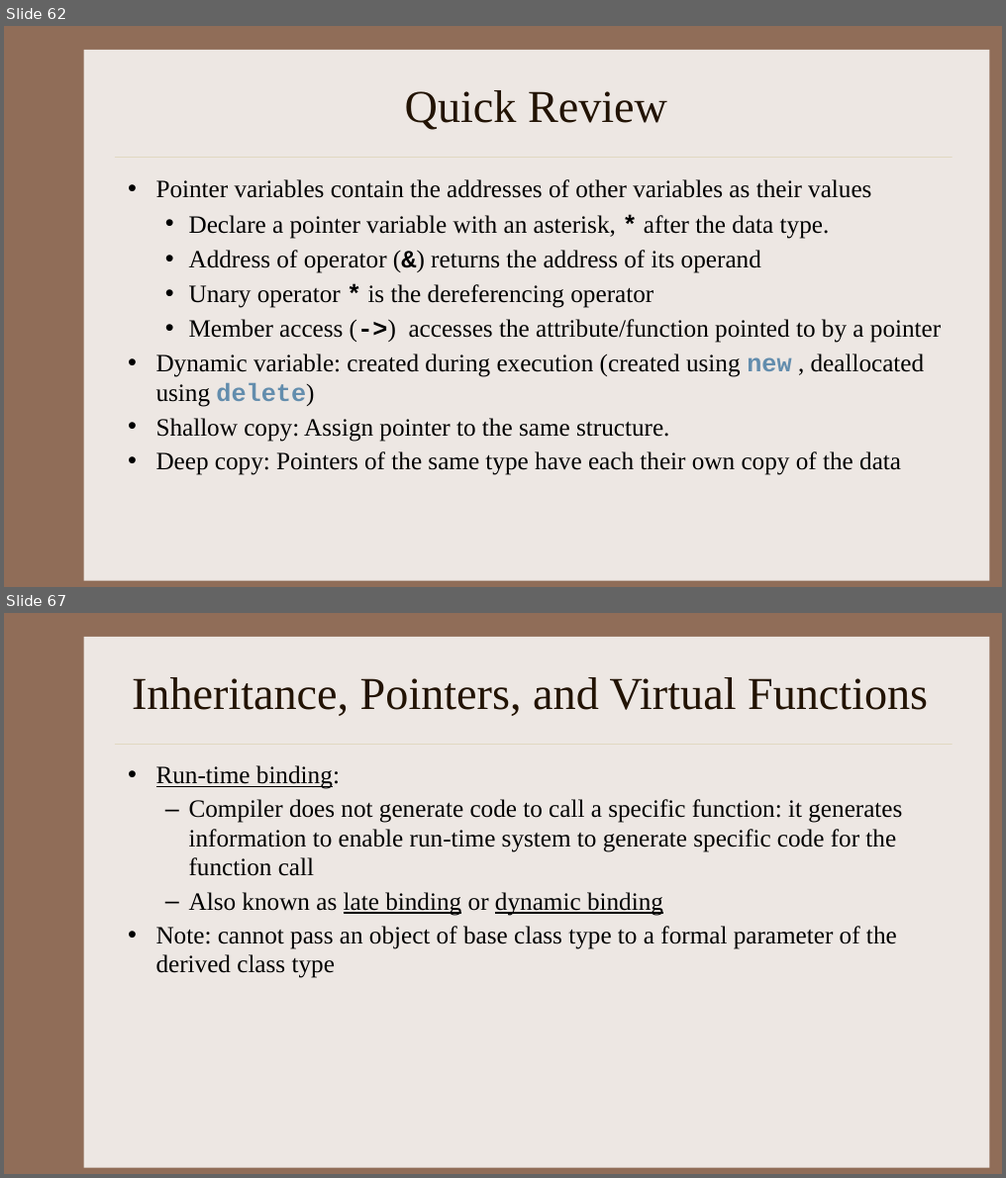
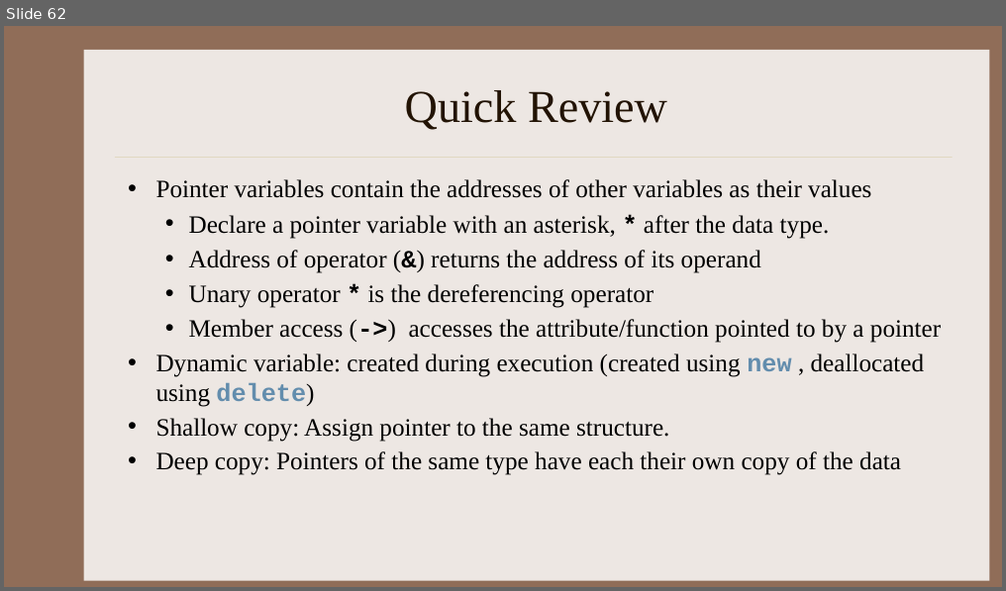
Before and after one commit to kapsitis/rbs-datastructures, a slide deck: slides/DS_Week02_02_Classes.pptx. Shown one above the other, each under a label of ours: slides 62 and 67 before the commit, slide 62 after it; the slides between them are not shown. The pictures are 1006x1178 and 1006x591 pixels, drawn with LibreOffice and Linux fonts; fonts in the diff are those of the drawing. Boxes give left, top, right and bottom in pixels: in the first picture for what was removed or moved away, otherwise in the second. Text is boxed around its words. In the diff, an @@ line names an element or a change of style, - is before the commit and + after.

```diff
--- a/slides/DS_Week02_02_Classes.pptx
+++ b/slides/DS_Week02_02_Classes.pptx
@@ slide 67 removed at <box>4,613,1002,1174</box>, background #906D58; not listed: 2 template elements that a slide beside it also shows @@
@@ title removed at <box>132,677,928,716</box> @@
-Inheritance, Pointers, and Virtual Functions
@@ text removed at <box>156,765,902,978</box> @@
-• Run-time binding:
-  – Compiler does not generate code to call a specific function: it generates information to enable run-time system to generate specific code for the function call
-  – Also known as late binding or dynamic binding
-• Note: cannot pass an object of base class type to a formal parameter of the derived class type
```
Also in this commit, not shown: 24 other slides removed, 53 other files.
